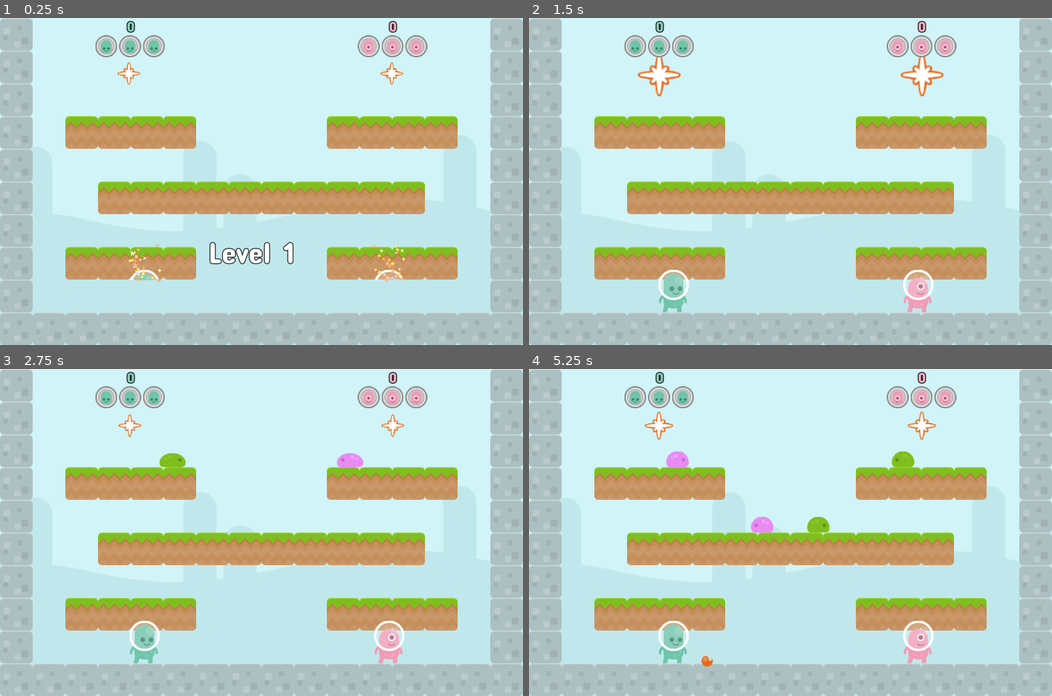
Above: before the commit, frames 1-4 (two rows, left to right).
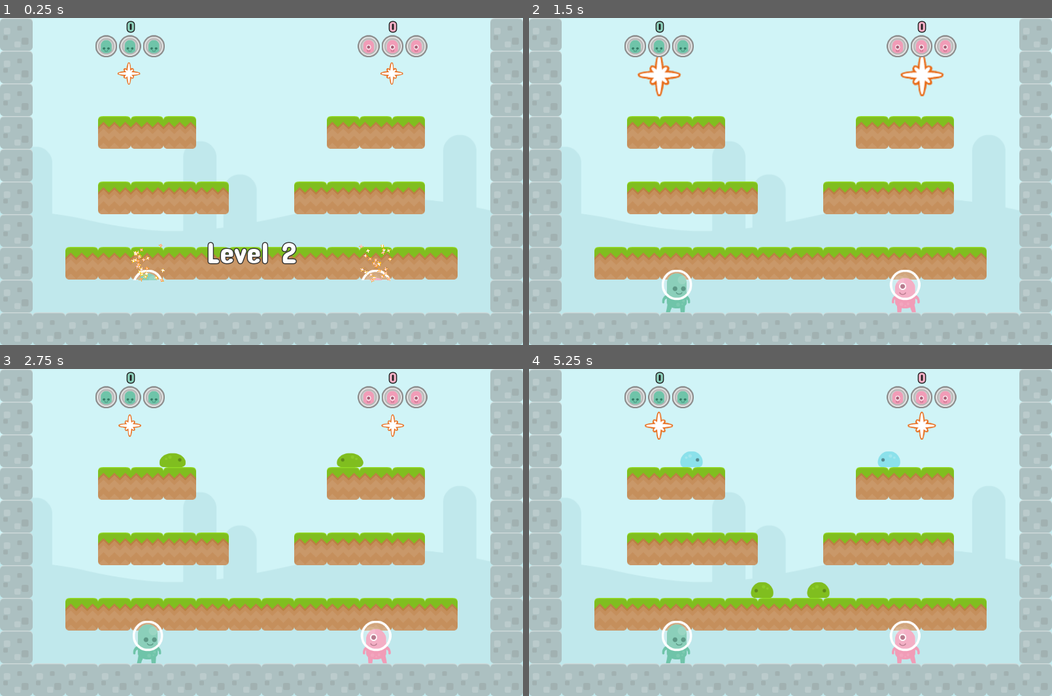
Above: after the commit, the same moments.

Repository: doctor-g/AltNaGaDeMon2021
Game: Godot game, scene res://World/World.tscn
Two runs of this game, one before a commit and one after it. Both use one fixed random seed, a clock stepped at 60 frames per second and the inputs below.
Inputs:
- Up to frame 1 (0.25 s): no input
- Up to frame 2 (1.5 s): no input
- Up to frame 3 (2.75 s): no input
- Up to frame 4 (5.25 s): no input

The runs differ from the first frame. In frame 1, 5.4% of the frame differs, in the area x 12-88%, y 30-81%; in frame 2, 6.1%; in frame 3, 6.3%; in frame 4, 7.5%, in the area x 12-88%, y 25-92%.

Commit message:
Adjust spawn points and start the pink player facing left

Diff:
--- a/project/Player/Pawn/Pawn.gd
+++ b/project/Player/Pawn/Pawn.gd
@@ -8,6 +8,7 @@
 
 export var speed := 250
 export var jump_strength := 780
+export var start_facing_right := true setget _set_start_facing_right
 
 var player
 var start_invincible := false
@@ -150,3 +151,8 @@
 func _on_InvincibilityTimer_timeout():
 	_sprite.modulate = Color.white
 	_damageable_area.monitoring = true
+
+
+func _set_start_facing_right(value:bool)->void:
+	start_facing_right = value
+	_sprite.flip_h = not value
--- a/project/Player/Pawn/pawn_sprite_shader.tres
+++ b/project/Player/Pawn/pawn_sprite_shader.tres
@@ -14,4 +14,4 @@
 
 [resource]
 shader = SubResource( 1 )
-shader_param/fade_percent = 1.0
+shader_param/fade_percent = 0.0
--- a/project/World/Level.gd
+++ b/project/World/Level.gd
@@ -34,7 +34,10 @@
 	for i in range(0,players.size()):
 		var player = players[i]
 		if player.lives > 0:
-			player.pawn = _spawn_pawn(i, false)
+			var pawn = _spawn_pawn(i, false)
+			player.pawn = pawn
+			if i==1:
+				pawn.start_facing_right = false
 			# warning-ignore:return_value_discarded
 			player.connect("lives_changed", self, "_on_Player_lives_changed", [player])
 
--- a/project/World/Level00.tscn
+++ b/project/World/Level00.tscn
@@ -70,10 +70,10 @@
 [node name="SpawnPoints" type="Node" parent="."]
 
 [node name="P1SpawnPoint" type="Node2D" parent="SpawnPoints"]
-position = Vector2( 310, 620 )
+position = Vector2( 316, 632 )
 
 [node name="P2SpawnPoint" type="Node2D" parent="SpawnPoints"]
-position = Vector2( 834, 619 )
+position = Vector2( 804, 634 )
 
 [node name="Spawners" type="Node2D" parent="."]
 __meta__ = {
--- a/project/World/Level01.tscn
+++ b/project/World/Level01.tscn
@@ -70,10 +70,10 @@
 [node name="SpawnPoints" type="Node" parent="."]
 
 [node name="P1SpawnPoint" type="Node2D" parent="SpawnPoints"]
-position = Vector2( 310, 620 )
+position = Vector2( 317, 633 )
 
 [node name="P2SpawnPoint" type="Node2D" parent="SpawnPoints"]
-position = Vector2( 834, 619 )
+position = Vector2( 805, 633 )
 
 [node name="Spawners" type="Node2D" parent="."]
 __meta__ = {
--- a/project/World/World.gd
+++ b/project/World/World.gd
@@ -3,6 +3,8 @@
 const _MAX_PLAYERS := 2
 
 export var dance_duration := 2.0
+export var level_index := 0
+
 
 var num_players := 2
 
@@ -12,7 +14,6 @@
 	load("res://World/Level00.tscn"),
 	load("res://World/Level01.tscn")
 ]
-var _level_index := 0
 var _old_level : Node2D
 
 onready var _anim_player := $AnimationPlayer
@@ -34,7 +35,7 @@
 
 
 func _start_next_level():
-	var new_level : Node2D = _levels[_level_index % _levels.size()].instance()
+	var new_level : Node2D = _levels[level_index % _levels.size()].instance()
 	new_level.players = _players
 
 	# If there is an old level, fly in the new level, then remove the old level.
@@ -59,7 +60,7 @@
 	# warning-ignore:return_value_discarded
 	new_level.connect("game_over", self, "_on_game_over")
 
-	_level_label.text = "Level %d" % (_level_index+1)
+	_level_label.text = "Level %d" % (level_index+1)
 	_anim_player.play("advance-level")
 
 
@@ -76,7 +77,7 @@
 		if player.pawn!=null and is_instance_valid(player.pawn):
 			player.pawn.queue_free()
 
-	_level_index += 1
+	level_index += 1
 	_start_next_level()
 
 
--- a/project/World/World.tscn
+++ b/project/World/World.tscn
@@ -126,6 +126,7 @@
 "_edit_lock_": true,
 "_edit_use_anchors_": false
 }
+level_index = 1
 
 [node name="Background" type="Sprite" parent="."]
 position = Vector2( 520, 377 )
